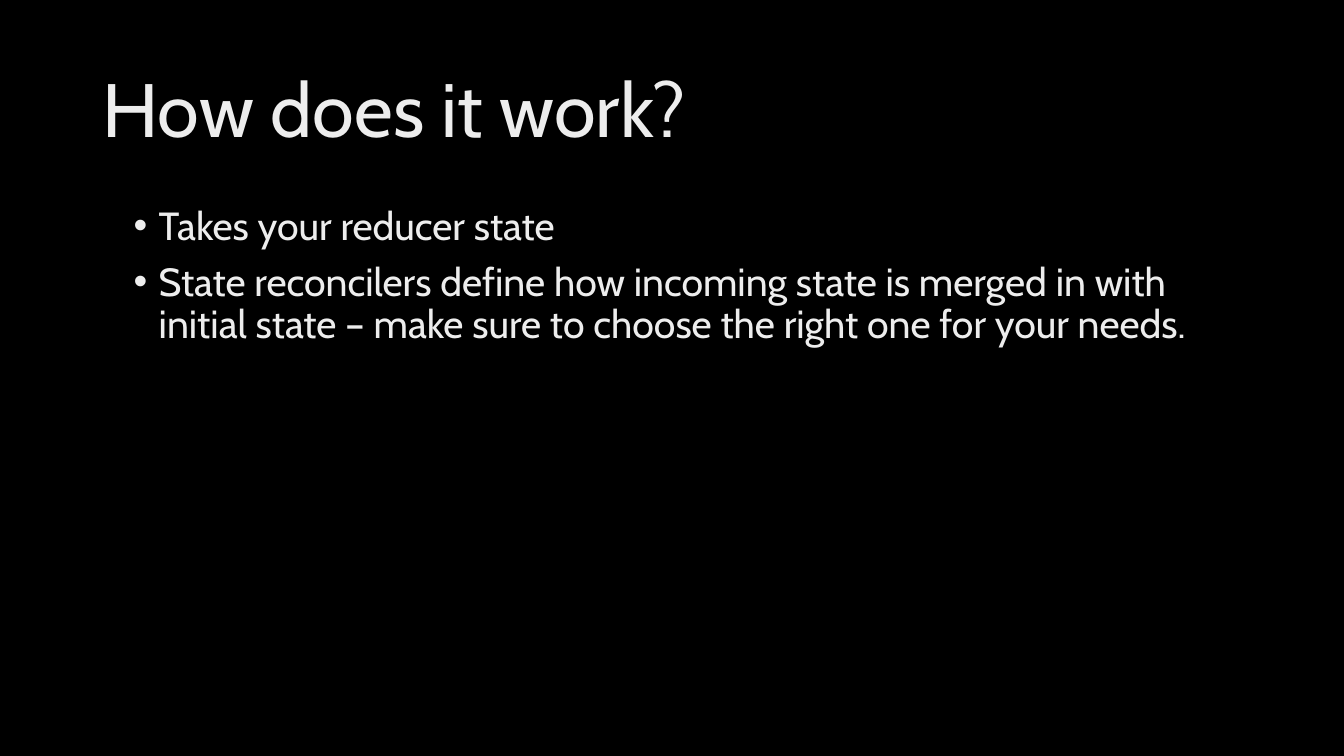
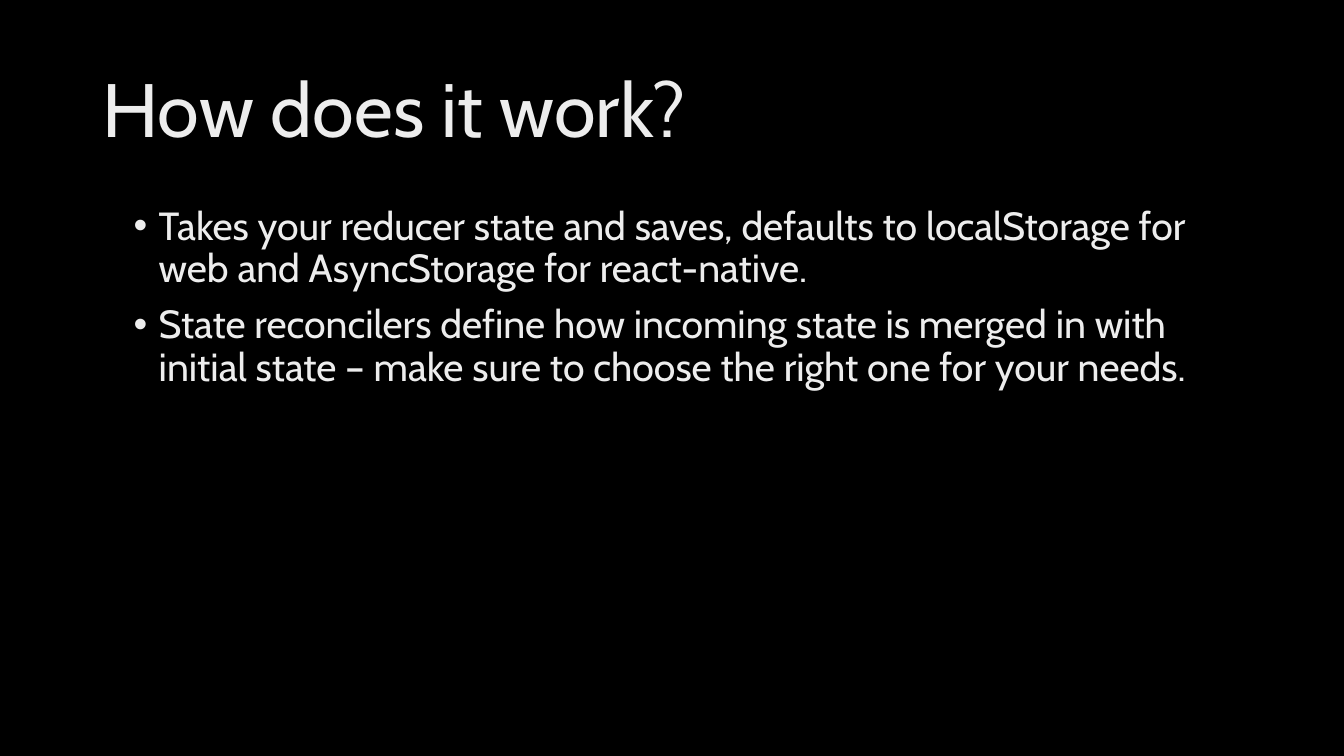
Before and after one commit to kunovsky/reactOfflineTalk, a slide deck: slide 13 of react_offline_talk.pptx (slide 12 before the commit). Drawn at 1344x756 pixels with LibreOffice and Linux fonts; fonts in the diff are those of the drawing; background and template pictures are left out. Boxes give left, top, right and bottom in pixels: in the first picture for what was removed or moved away, otherwise in the second. Text is boxed around its words. In the diff, an @@ line names an element or a change of style, - is before the commit and + after.

```diff
--- a/react_offline_talk.pptx
+++ b/react_offline_talk.pptx
@@ text at (159,210,1186,292): text changed @@
-• Takes your reducer state
+• Takes your reducer state and saves, defaults to localStorage for web and AsyncStorage for react-native.
```
Also in this commit, not shown: 3 other slides changed, 2 slides added.
